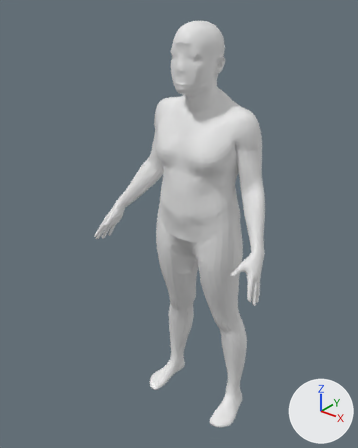
The glTF model fixtures/presets/female_rectangle_M_155.glb as it was, and as the next commit left it.
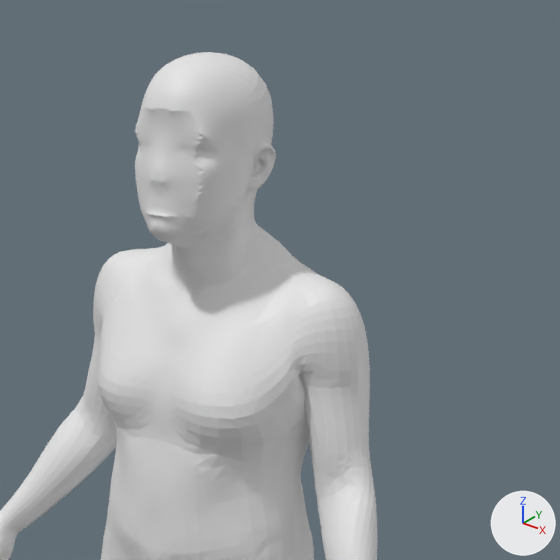
Each version is shown whole from a 50 mm camera at (1.01, -1.393, 1.693) aimed at (-0.058, -0.058, 0.865), then close up on the part from 33% to 94% of the width and 0% to 49% of the height. The lights are fixed; the arrows at lower right show +X, +Y and +Z. The first two pictures are the older version.

Objects in the first close-up: 'geometry_0'.
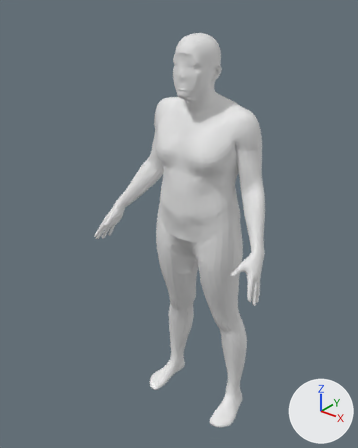
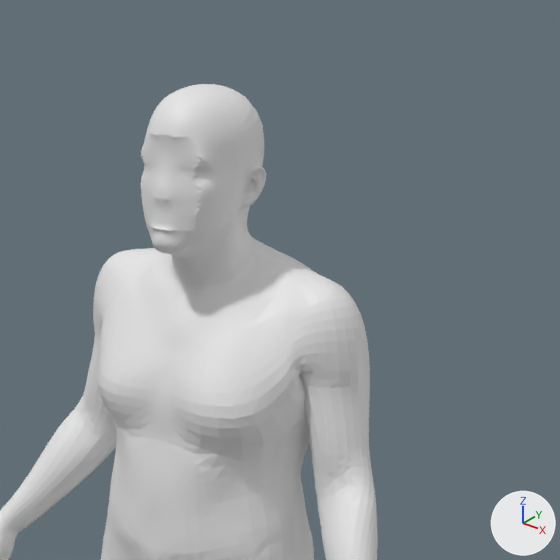
Location of each change, [x1, y1, x2, y2] in pixels of the close-ups (560 x 560 px; the box of a moved part takes in the faces that stretch with it):
```json
{"object": "geometry_0", "change": "reshaped", "before": [0, 52, 378, 560], "after": [0, 84, 378, 560]}
{"part": 1, "of": "me_geometry_0", "change": "moved or reshaped", "before": [135, 52, 295, 266], "after": [141, 84, 296, 266]}
```

The change, as JSON lines over the scene's bpy script:
```json
{"block": "me_geometry_0", "where": "# used by ob_geometry_0; location = (0.0, 0.0, 0.0)"}
{"op": "remove", "block": "me_geometry_0", "code": "me_geometry_0.from_pydata(...)  # 18439 vertices, 36874 faces; spans x -0.37..0.37, y -0.23..0.12, z 0.0..1.59"}
{"op": "add", "block": "me_geometry_0", "code": "me_geometry_0.from_pydata(...)  # 18439 vertices, 36874 faces; spans x -0.37..0.37, y -0.23..0.12, z 0.0..1.55"}
{"block": "me_geometry_0", "change": "me_geometry_0 part 1: 5535 of the vertices in x -0.09..0.09, y -0.13..0.06, z 1.34..1.59 are scaled about their middle by (0.901, 0.905, 0.898), then moved by (0.0, 0.0, -0.02)"}
```
